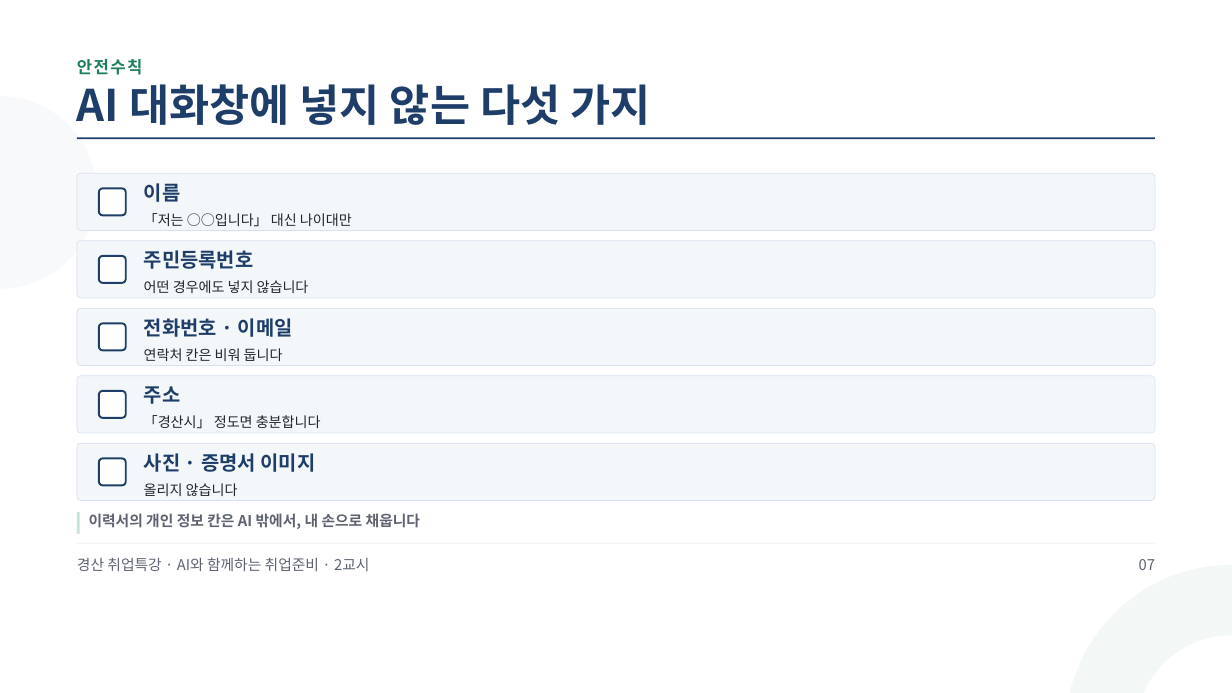
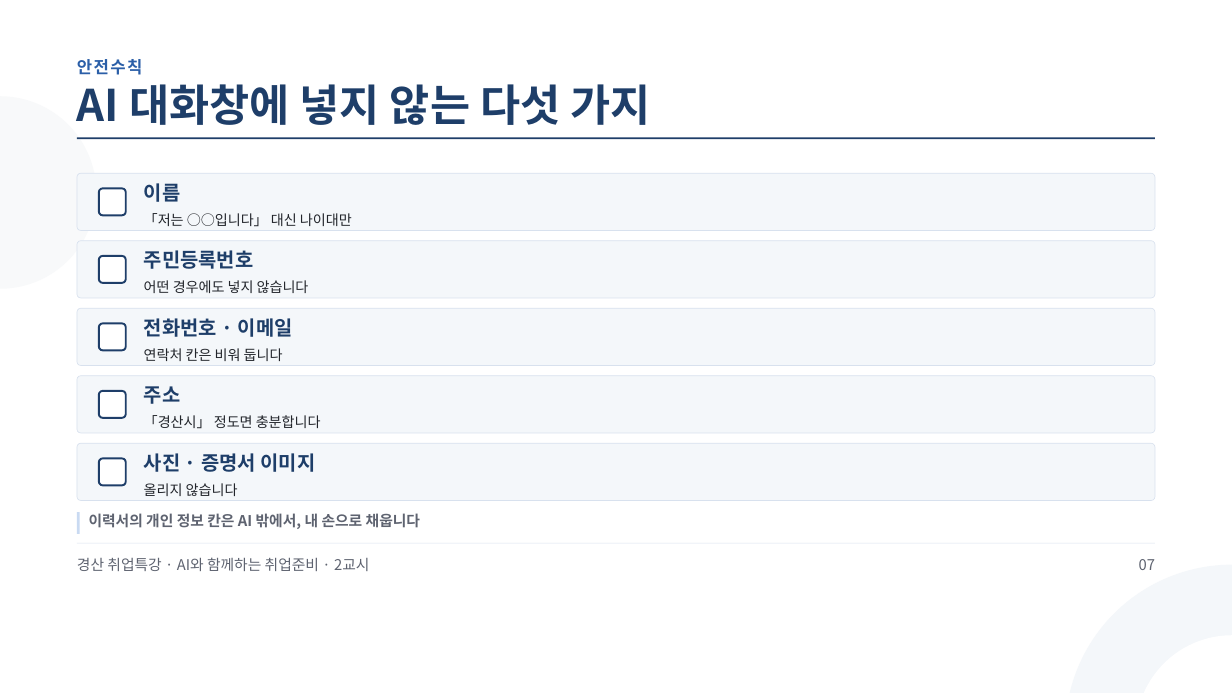
Before and after one commit to aebonlee/materials, a slide deck: slide 7 of gyeongsan/GSJOB2_2교시_강의_AI기초_직무분석.pptx. Drawn at 1232x693 pixels with LibreOffice and Linux fonts; fonts in the diff are those of the drawing. Boxes give left, top, right and bottom in pixels: in the first picture for what was removed or moved away, otherwise in the second. Text is boxed around its words. In the diff, an @@ line names an element or a change of style, - is before the commit and + after.

```diff
--- a/gyeongsan/GSJOB2_2교시_강의_AI기초_직무분석.pptx
+++ b/gyeongsan/GSJOB2_2교시_강의_AI기초_직무분석.pptx
@@ text "안전수칙" at <box>77,59,143,75</box>: text colour #1E7F5B to #2B5FA8 @@
@@ rectangle at <box>77,512,79,533</box>: fill #C3E6D8 to #C9DAF2 @@
```
Also in this commit, not shown: 17 other slides changed, 13 other files.
